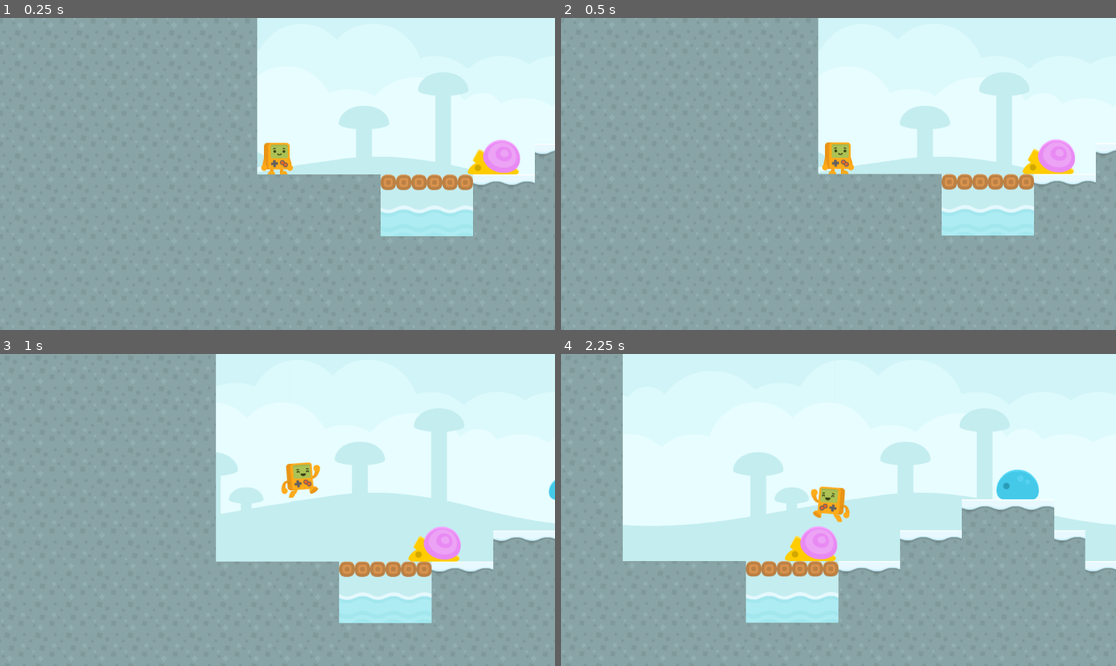
Above: before the commit, frames 1-4 (two rows, left to right).
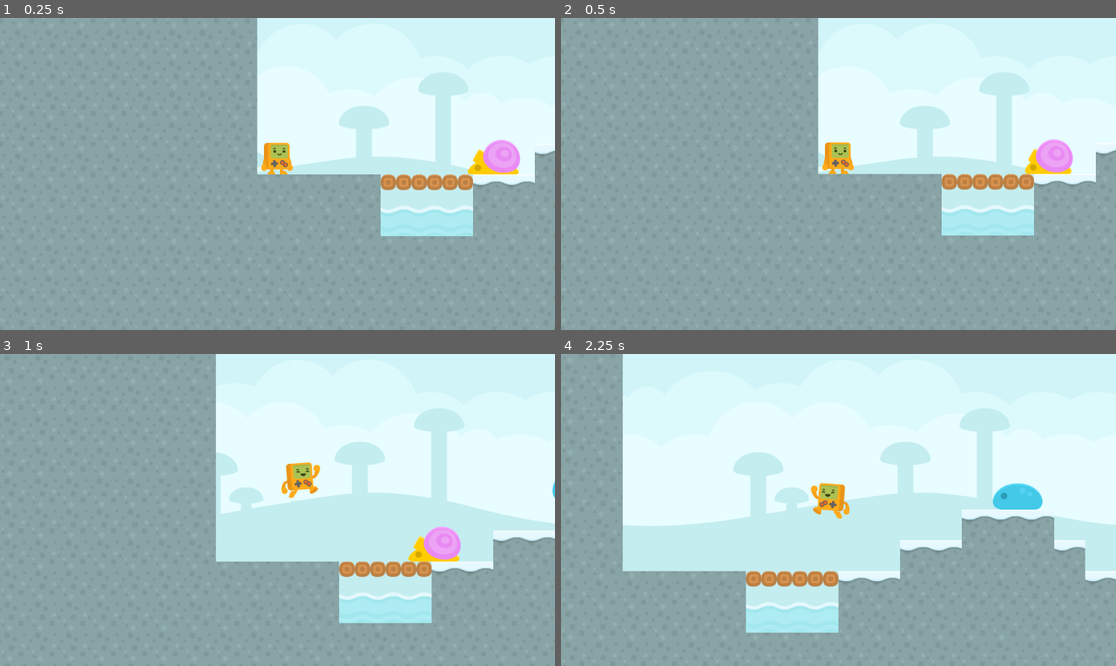
Above: after the commit, the same moments.

Repository: martincaroc/TP-Final_IntroGodot-Brinca
Game: Godot game, scene res://Scenes/Main/level.tscn
The game is run twice, just before and just after one commit, with the same random seed, the same clock (stepped at 60 frames per second) and the same inputs.
Inputs:
- Up to frame 1 (0.25 s): no input
- Up to frame 2 (0.5 s): no input
- Up to frame 3 (1 s): tap Enter (ui_accept) at 0.5, 0.77 s; hold Right (ui_right) from 0.53 s (still down)
- Up to frame 4 (2.25 s): tap Enter (ui_accept) at 1.52 s; release Right (ui_right) at 2.03 s; hold Left (ui_left) from 2.03 s (still down)

Frame 1 is identical in both runs. In frame 2, 0.2% of the frame differs, in the area x 83-93%, y 38-51%; in frame 3, less than 0.1%; in frame 4, 7.4%, in the area x 11-100%, y 36-90%.

Commit message:
[U] Player BodyCollision behaviour

Diff:
--- a/Scenes/Enemies/slime.tscn
+++ b/Scenes/Enemies/slime.tscn
@@ -13,7 +13,7 @@
 "texture": ExtResource("1_g2wy8")
 }],
 "loop": true,
-"name": &"dead",
+"name": &"death",
 "speed": 5.0
 }, {
 "frames": [{
@@ -47,9 +47,8 @@
 [node name="AnimatedSprite2D" type="AnimatedSprite2D" parent="."]
 position = Vector2(0, -64)
 sprite_frames = SubResource("SpriteFrames_k4fns")
-animation = &"idle"
+animation = &"death"
 autoplay = "idle"
-frame_progress = 0.752103
 flip_h = true
 
 [node name="CollisionShape2D" type="CollisionShape2D" parent="."]
--- a/Scenes/Enemies/snail.tscn
+++ b/Scenes/Enemies/snail.tscn
@@ -40,7 +40,7 @@
 sprite_frames = SubResource("SpriteFrames_nwjs3")
 animation = &"idle"
 autoplay = "idle"
-frame_progress = 0.745091
+frame_progress = 0.45191
 
 [node name="CollisionShape2D" type="CollisionShape2D" parent="."]
 position = Vector2(1, -25.5)
--- a/Scenes/Main/player.gd
+++ b/Scenes/Main/player.gd
@@ -40,7 +40,18 @@
 	else:
 		$AnimatedSprite2D.play("idle")
 
-	#Enemy Collision
+#Lose
+func lose():
+	get_tree().reload_current_scene()
+
+#Player Collision with enemies
+func _on_area_2d_area_entered(_area):
+	if _area.is_in_group("enemies"):
+		collide_with_enemy(_area)
+	elif _area.is_in_group("deathzone"):
+		lose()
+
+#Enemy Collision
 func collide_with_enemy(enemy):
 	if position.y > enemy.position.y:
 		#print("perdi")
@@ -50,13 +61,7 @@
 		enemy.queue_free()
 		velocity.y = JUMP_VELOCITY
 
-	#Lose
-func lose():
-	get_tree().reload_current_scene()
-
-	#Player Collision
-func _on_area_2d_area_entered(_area):
-	if _area.is_in_group("enemies"):
-		collide_with_enemy(_area)
-	elif _area.is_in_group("deathzone"):
-		lose()
+#Player Collision with bodies
+func _on_area_2d_body_entered(body):
+	if body.is_in_group("enemies"):
+		collide_with_enemy(body)
--- a/Scenes/Main/player.tscn
+++ b/Scenes/Main/player.tscn
@@ -65,3 +65,4 @@
 debug_color = Color(0.210237, 0.640036, 1.92523e-07, 0.42)
 
 [connection signal="area_entered" from="Area2D" to="." method="_on_area_2d_area_entered"]
+[connection signal="body_entered" from="Area2D" to="." method="_on_area_2d_body_entered"]
